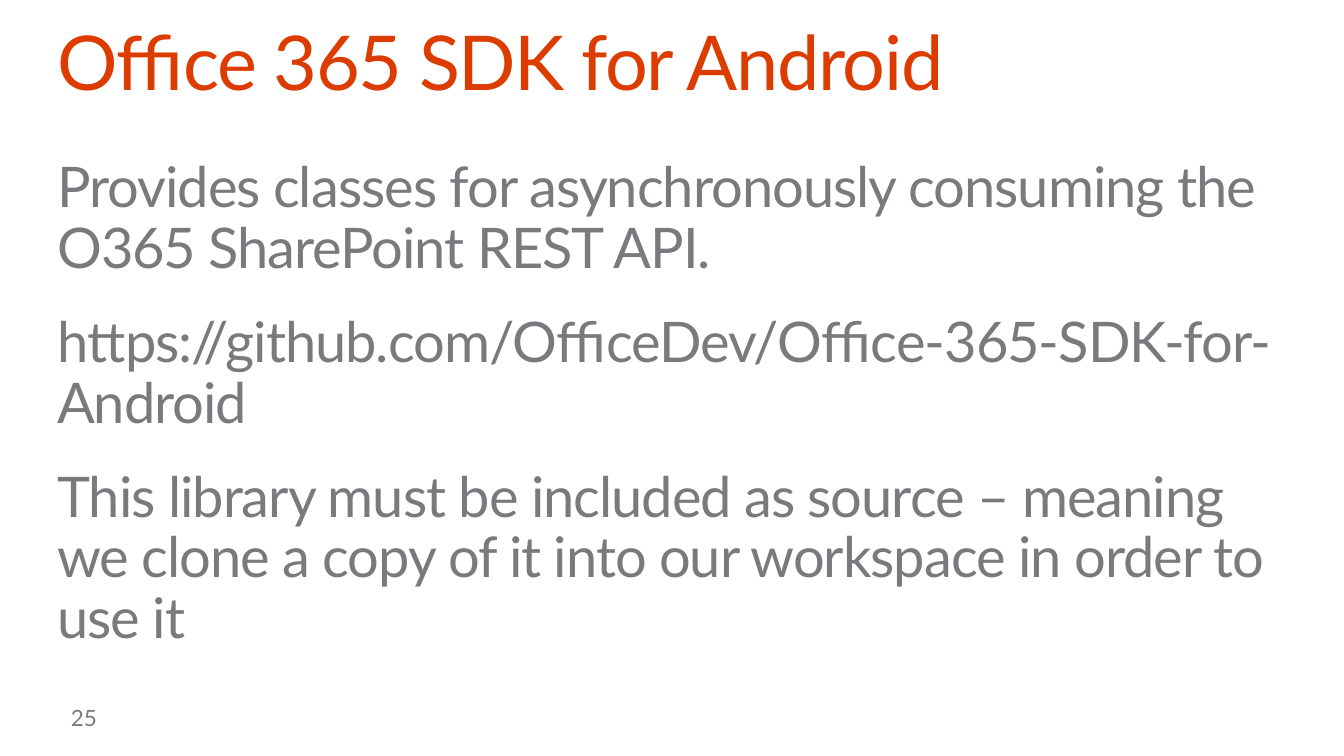
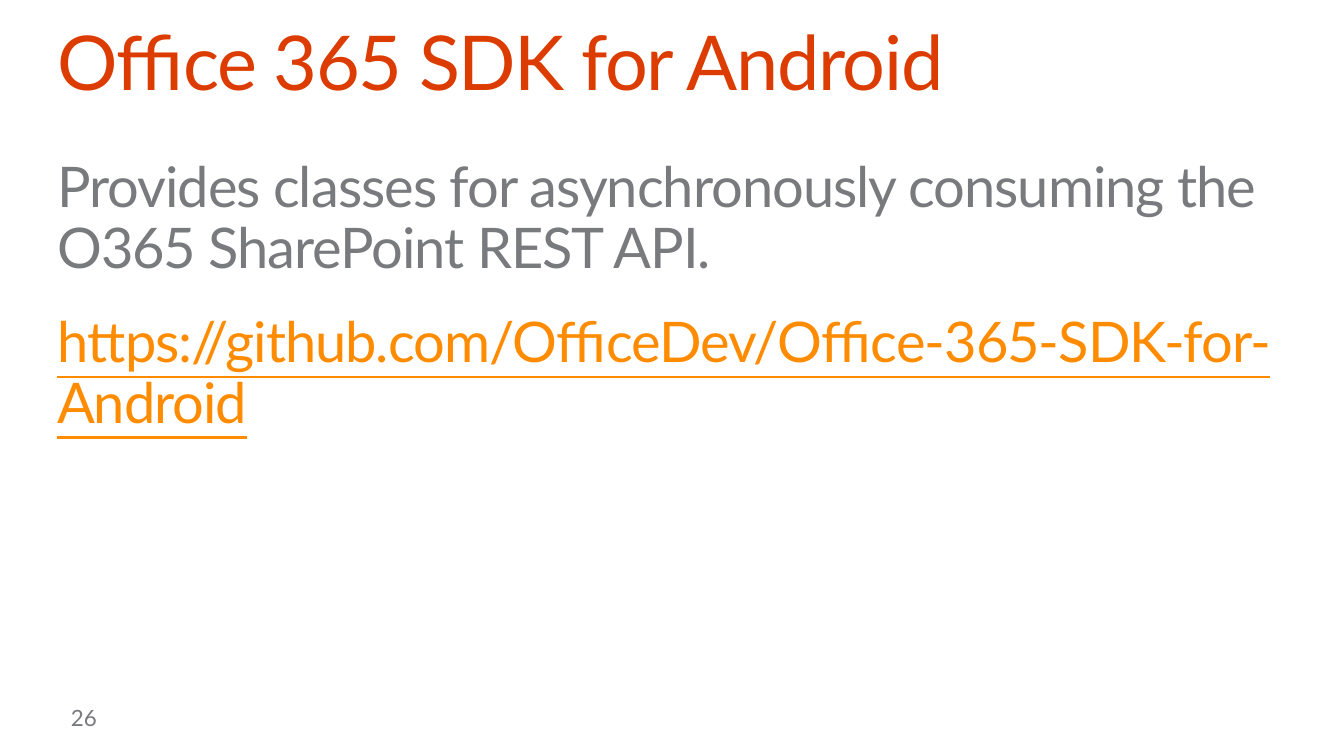
Before and after one commit to stinethebean/DevCampTraining, a slide deck: slide 26 of 06.Hook into SharePoint APIs with Android/06.Hook into SharePoint APIs with Android.pptx (slide 25 before the commit). Drawn at 1344x756 pixels with LibreOffice and Linux fonts; fonts in the diff are those of the drawing; background and template pictures are left out. Boxes give left, top, right and bottom in pixels: in the first picture for what was removed or moved away, otherwise in the second. Text is boxed around its words. In the diff, an @@ line names an element or a change of style, - is before the commit and + after.

```diff
--- a/06.Hook into SharePoint APIs with Android/06.Hook into SharePoint APIs with Android.pptx
+++ b/06.Hook into SharePoint APIs with Android/06.Hook into SharePoint APIs with Android.pptx
@@ text at [57, 320, 1271, 372]: text colour #797A7D to #FF8C00, underline on in "https://github.com/OfficeDev/Office-365-SDK-for-Android" @@
@@ text at [57, 476, 1265, 639]: paragraph removed @@
-This library must be included as source – meaning we clone a copy of it into our workspace in order to use it
@@ page number at [71, 710, 97, 726]: text changed @@
-25
+26
```
Also in this commit, not shown: 10 other slides changed, 2 slides added, 1 slide removed.
